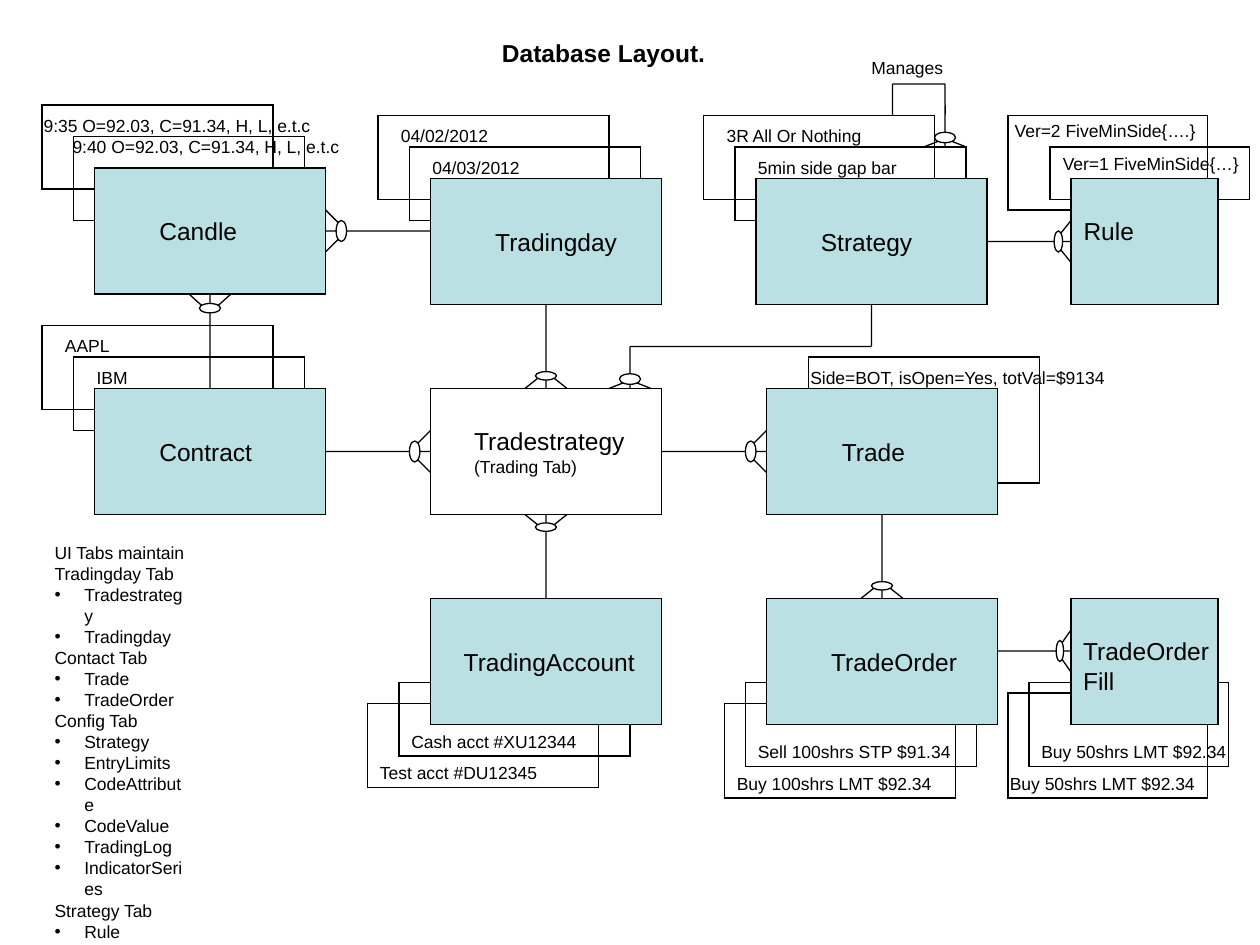
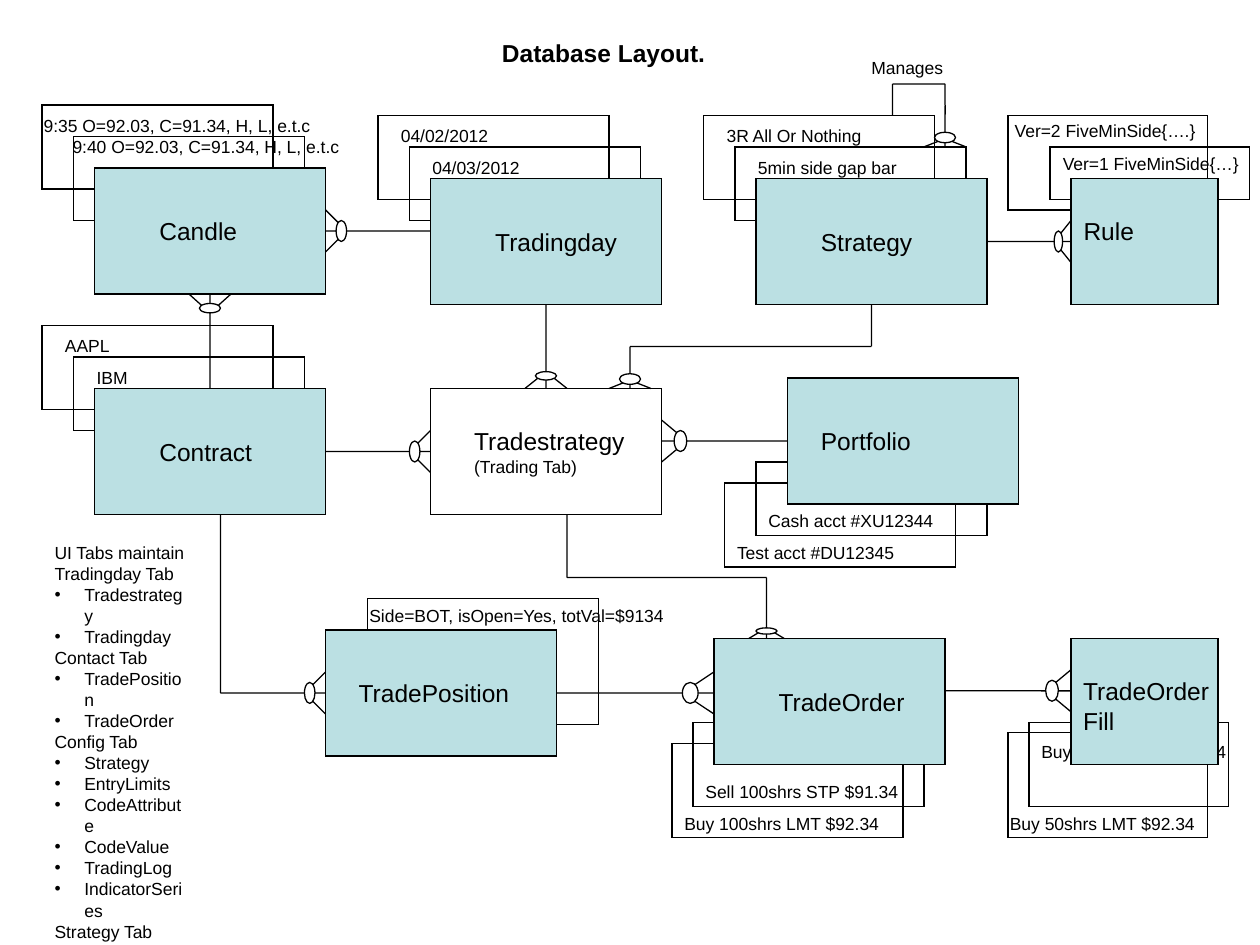
Before and after one commit to trade-manager/trade-manager, a slide deck: slide 6 of docs/Trading Day.ppt. Drawn at 1260x945 pixels with LibreOffice and Linux fonts; fonts in the diff are those of the drawing. Boxes give left, top, right and bottom in pixels: in the first picture for what was removed or moved away, otherwise in the second. Text is boxed around its words. In the diff, an @@ line names an element or a change of style, - is before the commit and + after.

Commit message:
Updates to docs

```diff
--- a/docs/Trading Day.ppt
+++ b/docs/Trading Day.ppt
@@ 3 rectangles, 2 texts: place and size @@
-3 rectangles, 2 texts at (368, 598, 662, 788)
+3 rectangles, 2 texts at (724, 378, 1018, 567)
@@ line moved from (882, 582) - (903, 598) to (687, 441) - (662, 462) @@
@@ line moved from (882, 582) - (861, 598) to (687, 441) - (662, 420) @@
@@ line moved from (882, 514) - (882, 598) to (788, 441) - (662, 441) @@
@@ ellipse at (674, 431, 687, 452): rotation 90 to 180 degrees @@
@@ text added at (821, 432, 911, 451), 14 pt, text #000000 @@
+Portfolio
@@ text removed at (842, 443, 905, 462) @@
-Trade
@@ line added from (220, 693) to (220, 514), #000000 0.74 pt @@
@@ line added from (567, 577) to (567, 514), #000000 0.74 pt @@
@@ line added from (766, 577) to (567, 577), #000000 0.74 pt @@
@@ line moved from (546, 598) - (546, 514) to (766, 577) - (766, 640) @@
@@ line moved from (546, 532) - (567, 514) to (766, 627) - (746, 640) @@
@@ ellipse at (756, 627, 777, 634): rotation 270 to 90 degrees @@
@@ line moved from (546, 532) - (525, 514) to (766, 627) - (788, 640) @@
@@ text removed at (464, 653, 635, 676) @@
-TradingAccount
@@ 3 rectangles, 2 texts: place and size @@
-3 rectangles, 2 texts at (1008, 598, 1228, 798)
+3 rectangles, 2 texts at (1008, 639, 1228, 838)
@@ text at (84, 672, 129, 685): text changed @@
-• Trade
+• TradePosition
@@ 3 lines, 2 rectangles, 1 text, 1 ellipse: place and size @@
-3 lines, 2 rectangles, 1 text, 1 ellipse at (662, 357, 1105, 514)
+3 lines, 2 rectangles, 1 text, 1 ellipse at (220, 598, 664, 756)
@@ text added at (359, 684, 509, 703), 14 pt, text #000000 @@
+TradePosition
@@ group added at (557, 672, 714, 714): 3 lines, 1 ellipse @@
@@ ellipse: place and size @@
-ellipse at (1056, 640, 1063, 662)
+ellipse at (1046, 680, 1058, 702)
@@ line moved from (1056, 651) - (1071, 630) to (1046, 690) - (1071, 670) @@
@@ line moved from (998, 651) - (1071, 651) to (945, 690) - (1071, 690) @@
@@ line moved from (1056, 651) - (1071, 672) to (1046, 690) - (1071, 712) @@
@@ 2 rectangles, 1 text: place and size @@
-2 rectangles, 1 text at (724, 598, 997, 798)
+2 rectangles, 1 text at (672, 639, 945, 838)
@@ 2 texts, 1 rectangle: place and size @@
-2 texts, 1 rectangle at (746, 653, 976, 767)
+2 texts, 1 rectangle at (693, 693, 924, 806)
```
